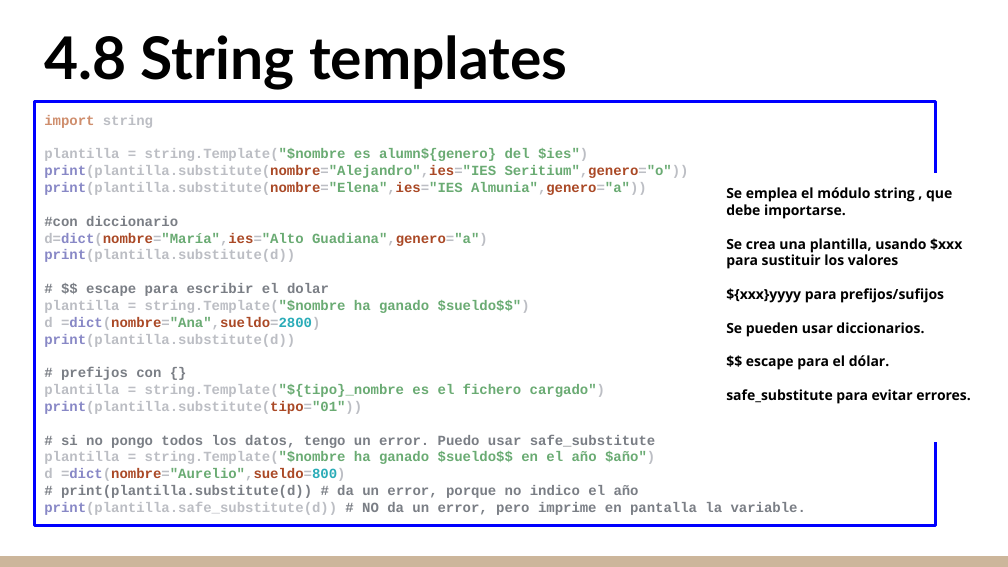
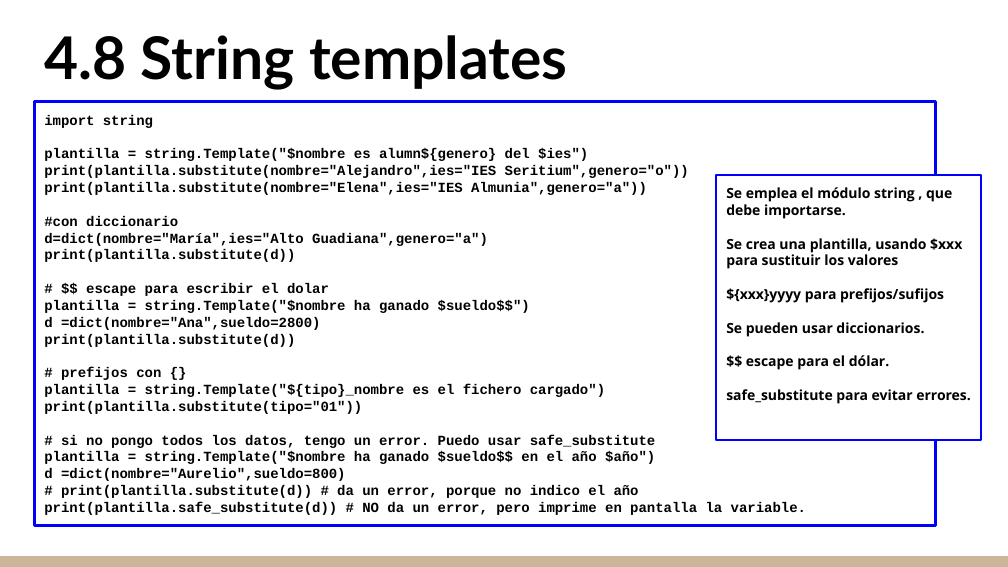
Before and after one commit to agrgal/programasEnPython, a slide deck: slide 4 of repaso2024/CHULETERO _ CHULETAS DE PYTHON_para_imprimir.odp. Drawn at 1008x567 pixels with LibreOffice and Linux fonts; fonts in the diff are those of the drawing. Boxes give left, top, right and bottom in pixels: in the first picture for what was removed or moved away, otherwise in the second. Text is boxed around its words. In the diff, an @@ line names an element or a change of style, - is before the commit and + after.

Commit message:
Modificacion para imprimir del chuletero
Modificacion para imprimir del chuletero

```diff
--- a/repaso2024/CHULETERO _ CHULETAS DE PYTHON_para_imprimir.odp
+++ b/repaso2024/CHULETERO _ CHULETAS DE PYTHON_para_imprimir.odp
@@ rectangle "import string" at (34, 101, 935, 525): text colour #CF8E6D to #000000 in "import"; text colour #BCBEC4 to #000000 in "string", "plantilla = string.Template("$nombre $ies")", "print(plantilla.substitute(nombre="Alejandro",ies="IES Serit ...", "print(plantilla.substitute(nombre="Elena",ies="IES Almunia", ..." and 10 more places; text colour #6AAB73 to #000000 in "string.Template("$nombre es alumn${genero} del $ies")", "print(plantilla.substitute(nombre="Alejandro",ies="IES Serit ...", "print(plantilla.substitute(nombre="Elena",ies="IES Almunia", ...", "d=dict(nombre="María",ies="Alto Guadiana",genero="a")" and 6 more places; text colour #8888C6 to #000000 in "print(plantilla.substitute(nombre="Alejandro",ies="IES", "print(plantilla.substitute(nombre="Elena",ies="IES", "d=dict(nombre="María",ies="Alto", "print(plantilla.substitute(d))" and 5 more places; text colour #AA4926 to #000000 in "print(plantilla.substitute(nombre="Alejandro",ies="IES Serit ...", "print(plantilla.substitute(nombre="Elena",ies="IES Almunia", ...", "d=dict(nombre="María",ies="Alto Guadiana",genero="a")", "=dict(nombre="Ana",sueldo=2800)" and 2 more places; text colour #7A7E85 to #000000 in "#con diccionario", "# $$ escape para escribir el dolar", "# prefijos con {}", "# si no pongo todos los datos, ..." and 2 more places; text colour #2AACB8 to #000000 in "=dict(nombre="Ana",sueldo=2800)", "=dict(nombre="Aurelio",sueldo=800)" @@
@@ rectangle "Se emplea el módulo string ..." at (717, 174, 981, 439): outline #FFFFFF 2.24 pt to #0000FF 1.5 pt @@
```
Also in this commit, not shown: 58 other slides changed, 1 other file.
